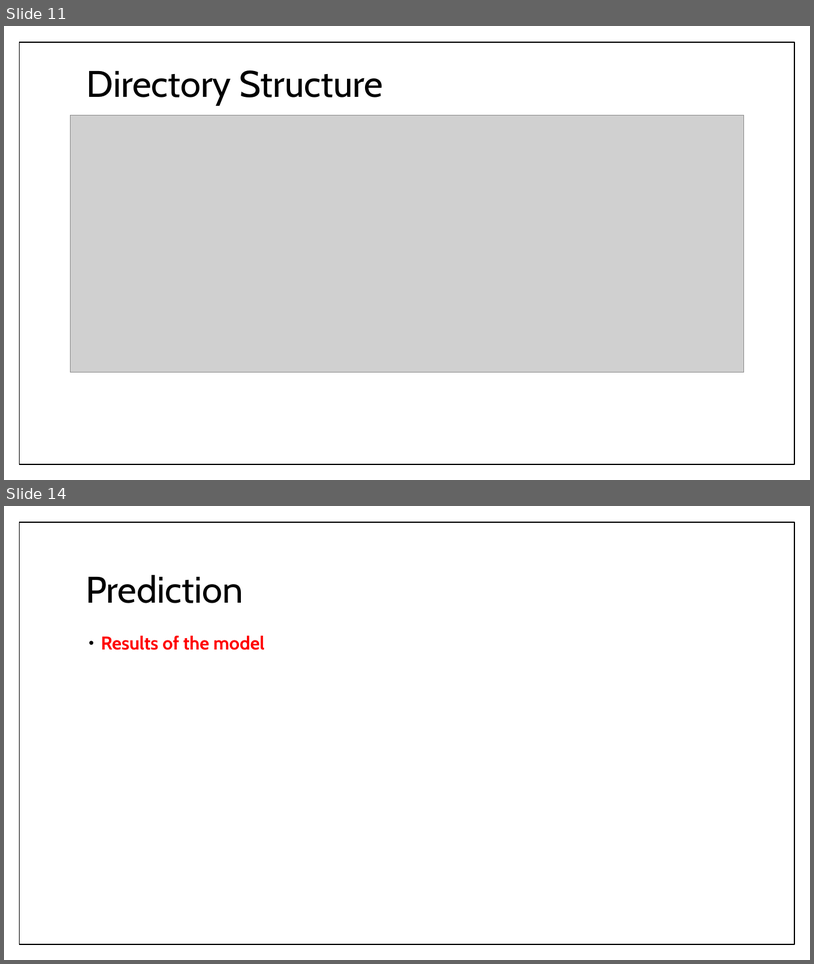
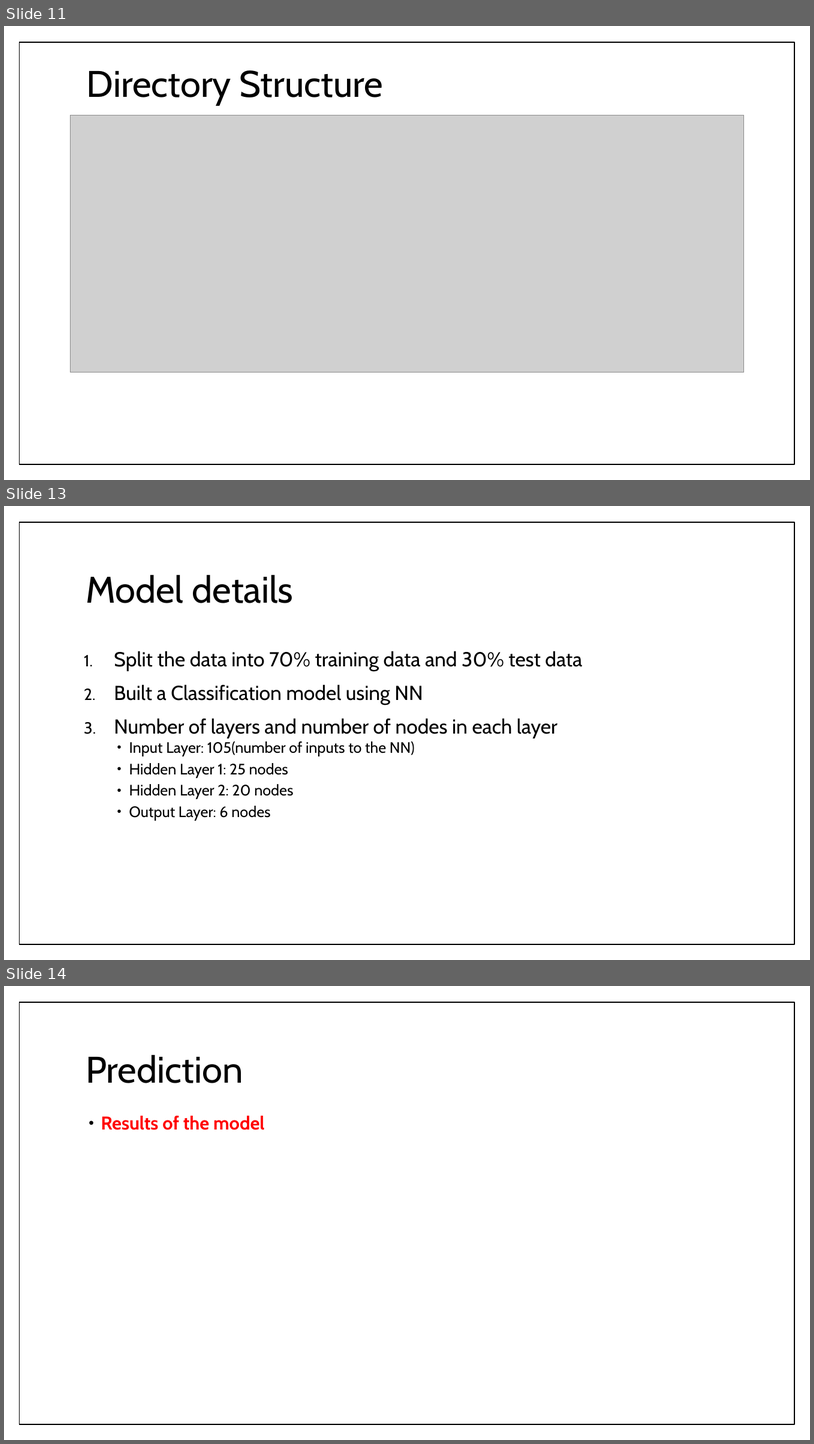
Before and after one commit to RoAjinkya/FlightDelay, a slide deck: docs/Final Presentation_FlightDelay.pptx. Shown one above the other, each under a label of ours: slides 11 and 14 before the commit, slides 11, 13 and 14 after it; the slides between them are not shown. The pictures are 814x964 and 814x1444 pixels, drawn with LibreOffice and Linux fonts; fonts in the diff are those of the drawing; grey boxes stand for pictures. Boxes give left, top, right and bottom in pixels: in the first picture for what was removed or moved away, otherwise in the second. Text is boxed around its words. In the diff, an @@ line names an element or a change of style, - is before the commit and + after.

```diff
--- a/docs/Final Presentation_FlightDelay.pptx
+++ b/docs/Final Presentation_FlightDelay.pptx
@@ slide 13 added at (4, 506, 810, 960), background #FFFFFF; not listed: 1 template element that a slide beside it also shows @@
@@ title added at (86, 574, 293, 603), 44 pt, text #000000 @@
+Model details
@@ text added at (114, 651, 582, 820), 24 pt, text #000000 @@
+1. Split the data into 70% training data and 30% test data
+2. Built a Classification model using NN
+3. Number of layers and number of nodes in each layer
+    • Input Layer: 105(number of inputs to the NN)
+    • Hidden Layer 1: 25 nodes
+    • Hidden Layer 2: 20 nodes
+    • Output Layer: 6 nodes
```
Also in this commit, not shown: 8 slides changed, 1 other slide added, 2 slides removed.
